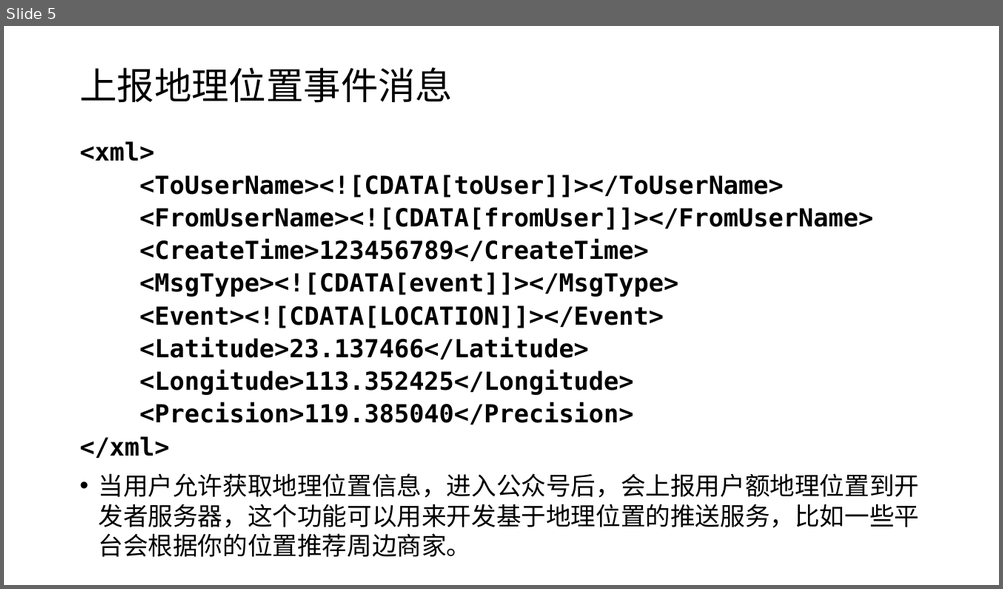
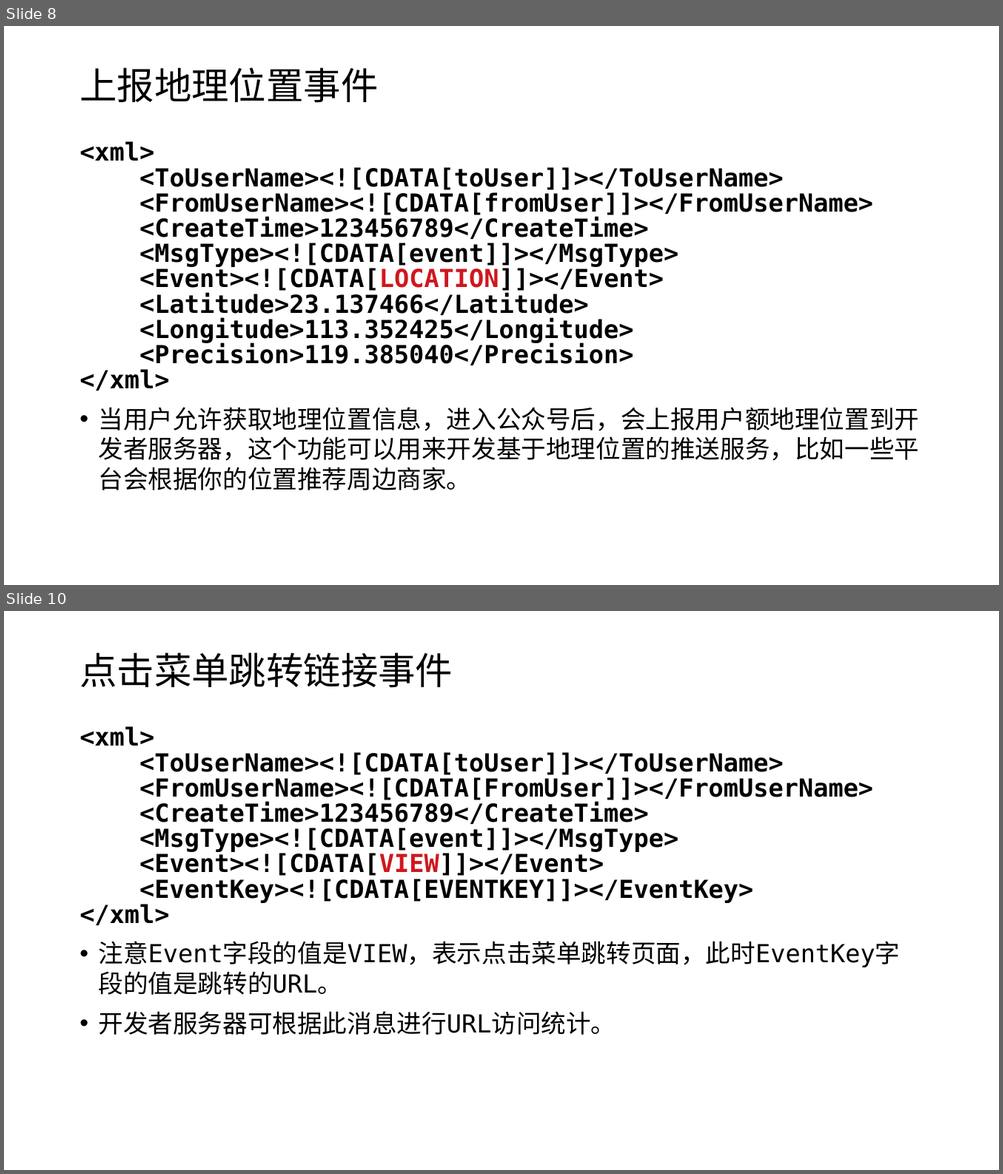
Before and after one commit to edu2act/course-wechat-and-miniprogram, a slide deck: ch04/事件消息处理.pptx. Shown one above the other, each under a label of ours: slide 5 before the commit, slides 8 and 10 after it; the slides between them are not shown. The pictures are 1003x589 and 1003x1174 pixels, drawn with LibreOffice and Linux fonts; fonts in the diff are those of the drawing. Boxes give left, top, right and bottom in pixels: in the first picture for what was removed or moved away, otherwise in the second. Text is boxed around its words. In the diff, an @@ line names an element or a change of style, - is before the commit and + after.

```diff
--- a/ch04/事件消息处理.pptx
+++ b/ch04/事件消息处理.pptx
@@ slide 10 added at (4, 611, 999, 1170), background #FFFFFF @@
@@ text added at (79, 652, 452, 688), 36 pt, text #000000 @@
+点击菜单跳转链接事件
@@ text added at (79, 726, 899, 1035), 24 pt, text #000000, bold @@
+<xml>
+<ToUserName><![CDATA[toUser]]></ToUserName>
+<FromUserName><![CDATA[FromUser]]></FromUserName>
+<CreateTime>123456789</CreateTime>
+<MsgType><![CDATA[event]]></MsgType>
+<Event><![CDATA[VIEW]]></Event>
+<EventKey><![CDATA[EVENTKEY]]></EventKey>
+</xml>
+• 注意Event字段的值是VIEW，表示点击菜单跳转页面，此时EventKey字段的值是跳转的URL。
+• 开发者服务器可根据此消息进行URL访问统计。
@@ what was slide 5 is now slide 8 @@
@@ slide 8 changed as well @@
@@ text at (79, 67, 378, 103): text changed @@
-上报地理位置事件消息
+上报地理位置事件
@@ text at (79, 141, 873, 391): text colour #000000 to #CE181E in "<Event><![CDATA[LOCATION]]></Event>"; less space between paragraphs @@
```
Also in this commit, not shown: 4 other slides changed, 5 other slides added, 1 slide removed, 4 other files.
